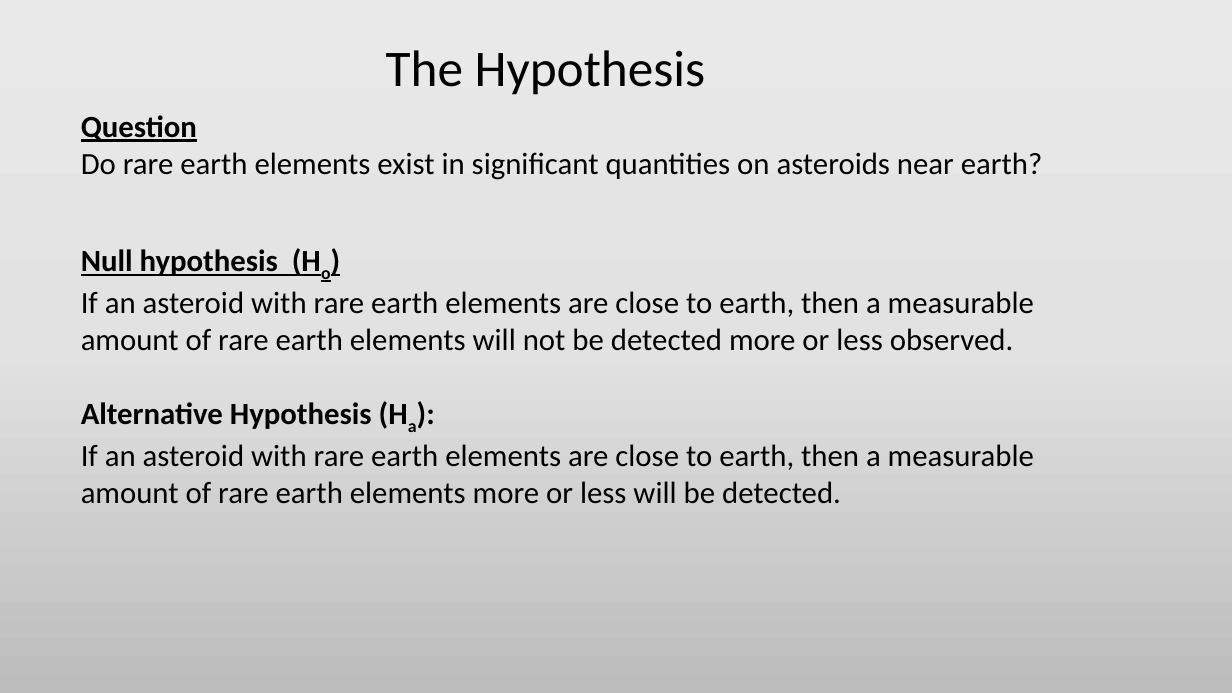
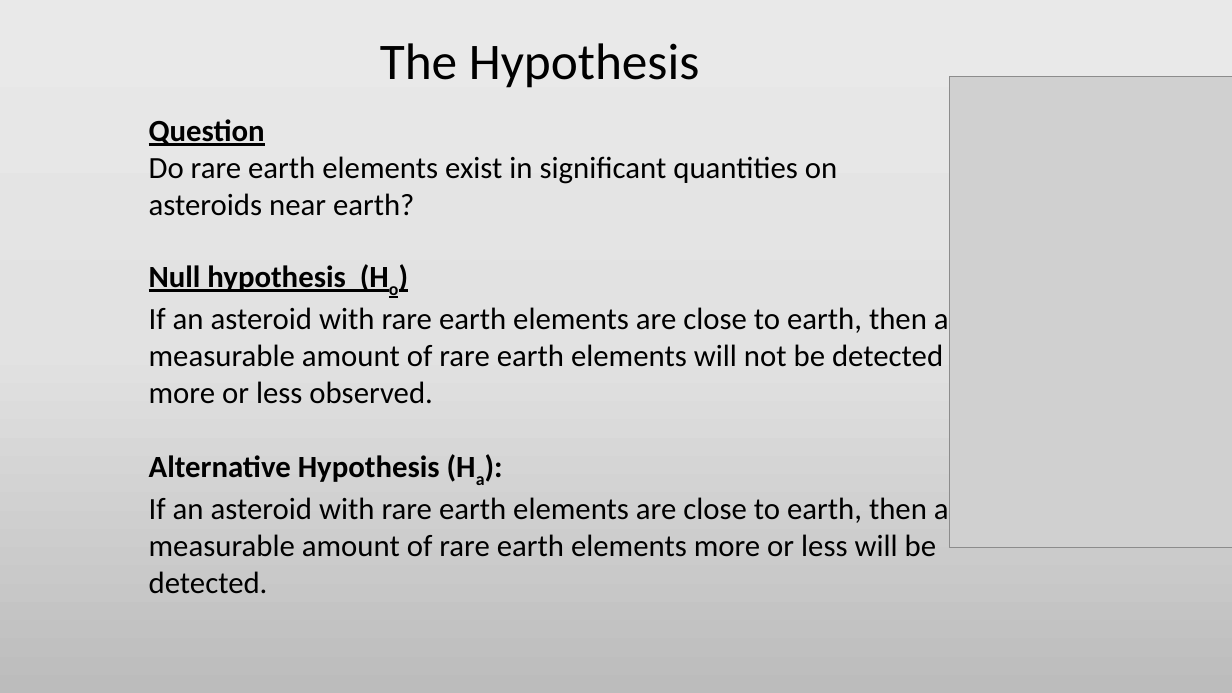
Before and after one commit to Efritch/asteroids_group_g, a slide deck: slide 3 of asteroid_analysisFinal.pptx. Drawn at 1232x693 pixels with LibreOffice and Linux fonts; fonts in the diff are those of the drawing; grey boxes stand for pictures. Boxes give left, top, right and bottom in pixels: in the first picture for what was removed or moved away, otherwise in the second. Text is boxed around its words. In the diff, an @@ line names an element or a change of style, - is before the commit and + after.

Commit message:
update art

```diff
--- a/asteroid_analysisFinal.pptx
+++ b/asteroid_analysisFinal.pptx
@@ text "The Hypothesis" moved from (x1=386, y1=50, x2=706, y2=95) to (x1=380, y1=43, x2=700, y2=88) @@
@@ picture added at (x1=950, y1=77, x2=1232, y2=548) @@
@@ text "Question" rewrapped from (x1=81, y1=115, x2=1043, y2=180) to (x1=149, y1=119, x2=837, y2=216) @@
@@ text "Null hypothesis (Ho)" rewrapped from (x1=81, y1=249, x2=1034, y2=504) to (x1=149, y1=265, x2=949, y2=594) @@
```
Also in this commit, not shown: 1 other slide changed.
